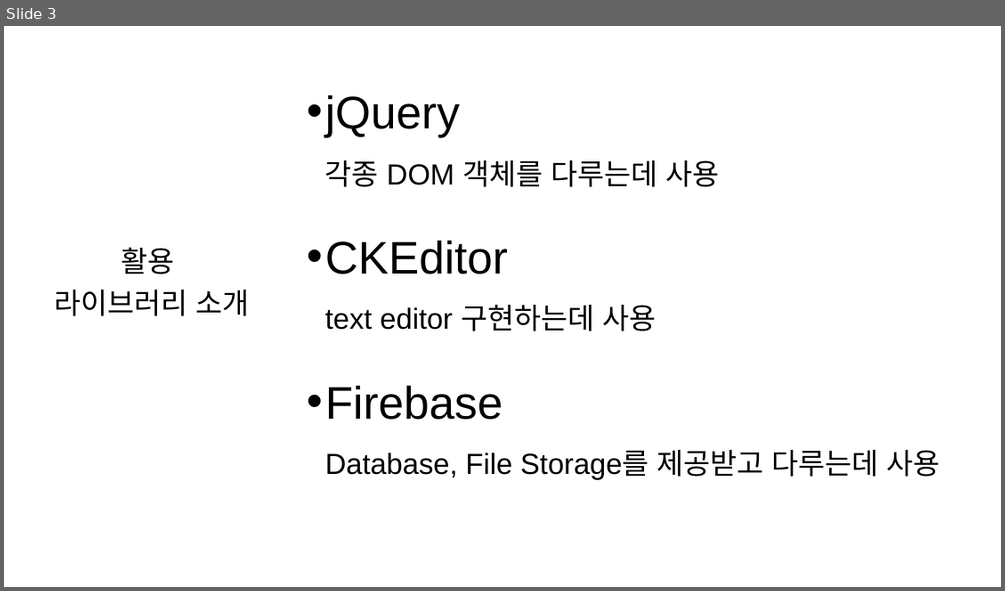
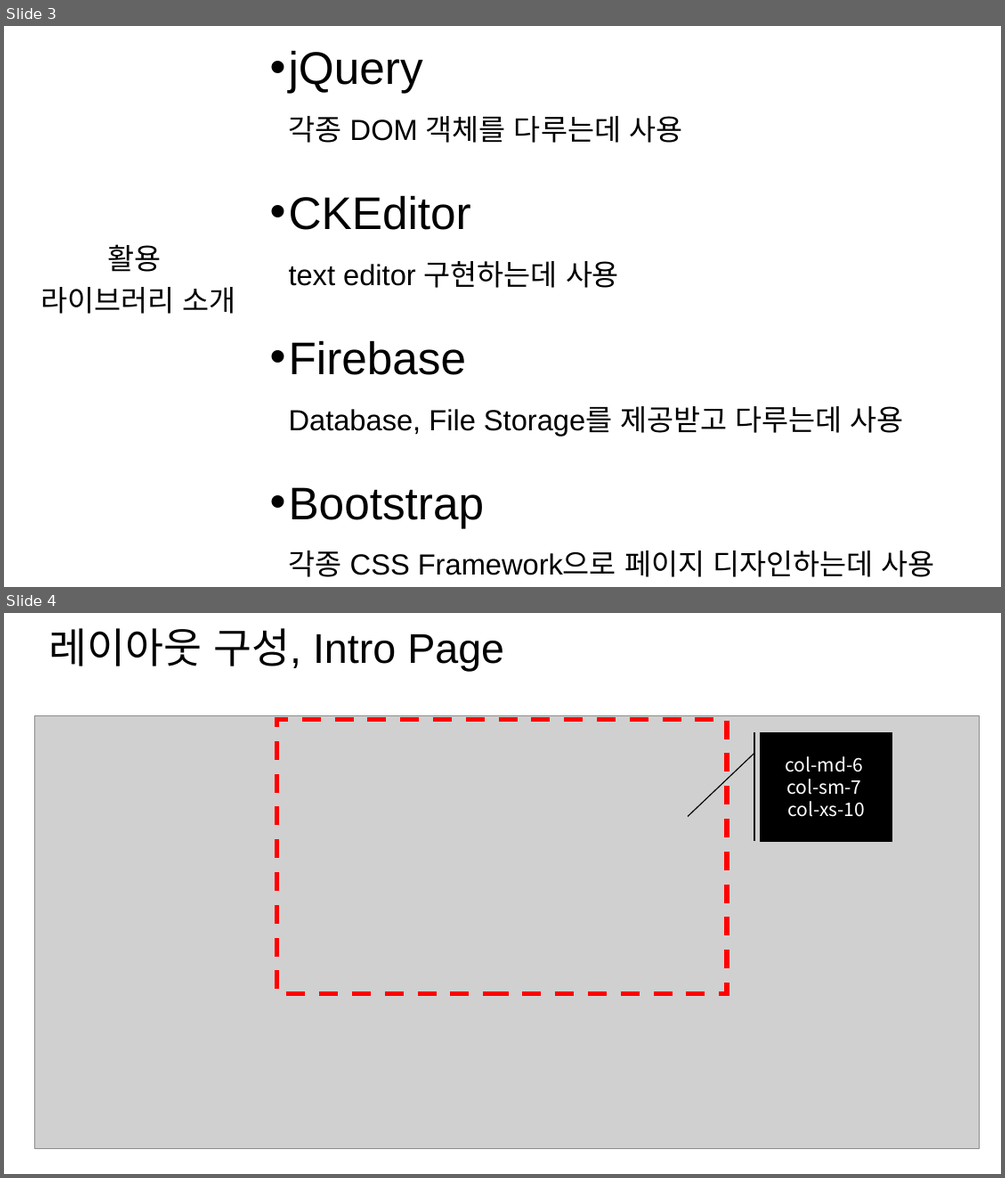
Before and after one commit to naem1023/PROJECT_webProgramming, a slide deck: project_doc_201611263_박성호.pptx. Shown one above the other, each under a label of ours: slide 3 before the commit, slides 3 and 4 after it. The pictures are 1005x591 and 1005x1178 pixels, drawn with LibreOffice and Linux fonts; fonts in the diff are those of the drawing; grey boxes stand for pictures. Boxes give left, top, right and bottom in pixels: in the first picture for what was removed or moved away, otherwise in the second. Text is boxed around its words. In the diff, an @@ line names an element or a change of style, - is before the commit and + after.

```diff
--- a/project_doc_201611263_박성호.pptx
+++ b/project_doc_201611263_박성호.pptx
@@ slide 4 added at box(4, 613, 1001, 1174), background #FFFFFF @@
@@ text added at box(49, 628, 504, 671), 40 pt, text #000000 @@
+레이아웃 구성, Intro Page
@@ picture added at box(34, 716, 979, 1149) @@
@@ rectangle added at box(277, 719, 727, 994), outline #FF0000 4.5 pt dashed @@
@@ accent border callout added at box(760, 732, 892, 841), fill #000000, outline #000000 1 pt, 18 pt, text #FFFFFF @@
+col-md-6
+col-sm-7
+col-xs-10
@@ slide 3 changed as well @@
@@ text "jQuery 각종 DOM 객체를 다루는데 ...": place and size @@
-text "jQuery 각종 DOM 객체를 다루는데 ..." at box(325, 95, 940, 479)
+text "jQuery 각종 DOM 객체를 다루는데 ..." at box(289, 50, 934, 577)
@@ text "활용": place and size @@
-text "활용" at box(54, 247, 249, 316)
+text "활용" at box(40, 244, 236, 313)
@@ text at box(289, 487, 934, 577): paragraph added @@
+• Bootstrap
+  각종 CSS Framework으로 페이지 디자인하는데 사용
```
Also in this commit, not shown: 2 other slides changed, 3 other slides added, 4 other files.
